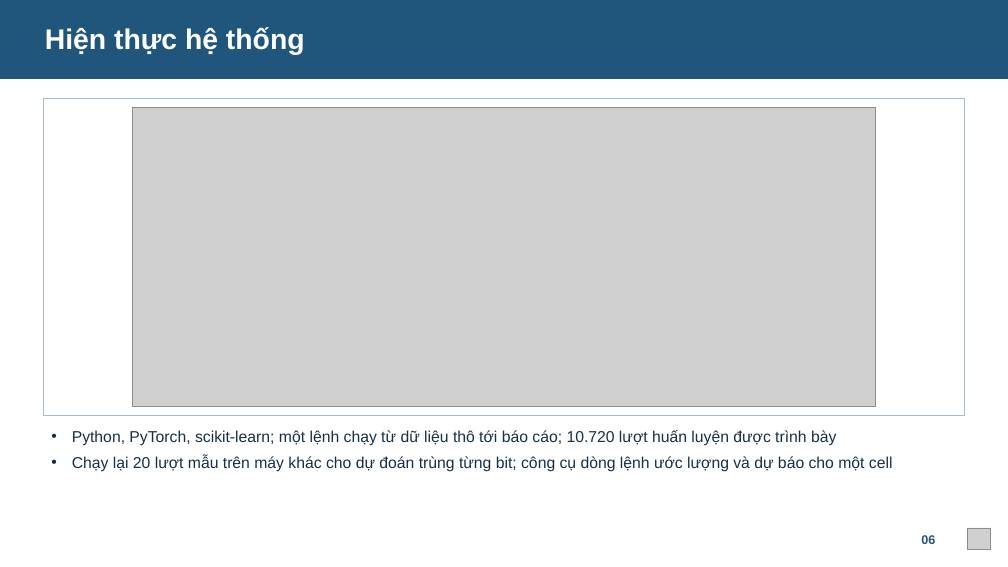
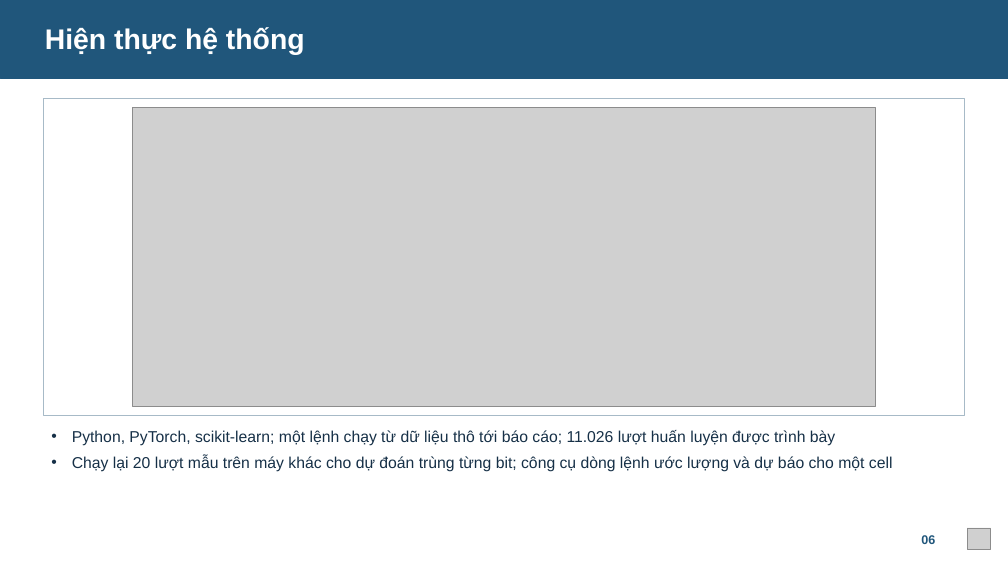
Before and after one commit to huynhquocthang1805/-n-cn, a slide deck: slide 6 of pinn-soh/slide/Thuyet_trinh_DACN_Nhom15.pptx. Drawn at 1008x567 pixels with LibreOffice and Linux fonts; fonts in the diff are those of the drawing; grey boxes stand for pictures. Boxes give left, top, right and bottom in pixels: in the first picture for what was removed or moved away, otherwise in the second. Text is boxed around its words. In the diff, an @@ line names an element or a change of style, - is before the commit and + after.

```diff
--- a/pinn-soh/slide/Thuyet_trinh_DACN_Nhom15.pptx
+++ b/pinn-soh/slide/Thuyet_trinh_DACN_Nhom15.pptx
@@ text at [72,430,835,446]: text changed @@
-• Python, PyTorch, scikit-learn; một lệnh chạy từ dữ liệu thô tới báo cáo; 10.720 lượt huấn luyện được trình bày
+• Python, PyTorch, scikit-learn; một lệnh chạy từ dữ liệu thô tới báo cáo; 11.026 lượt huấn luyện được trình bày
```
Also in this commit, not shown: 3 other slides changed, 9 other files.
